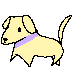
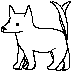
The second w=72, h=72 image is a revision of the first. Changes to its layers:
added layer "Dog4" (1st of 3) above "Dog4" over (1, 1, 70, 70)
added layer "Dog4" (2nd of 3) above "Dog4" over (1, 1, 71, 71)
renamed "圖層 1" to "Dog4", painted on it over (1, 1, 72, 71)
